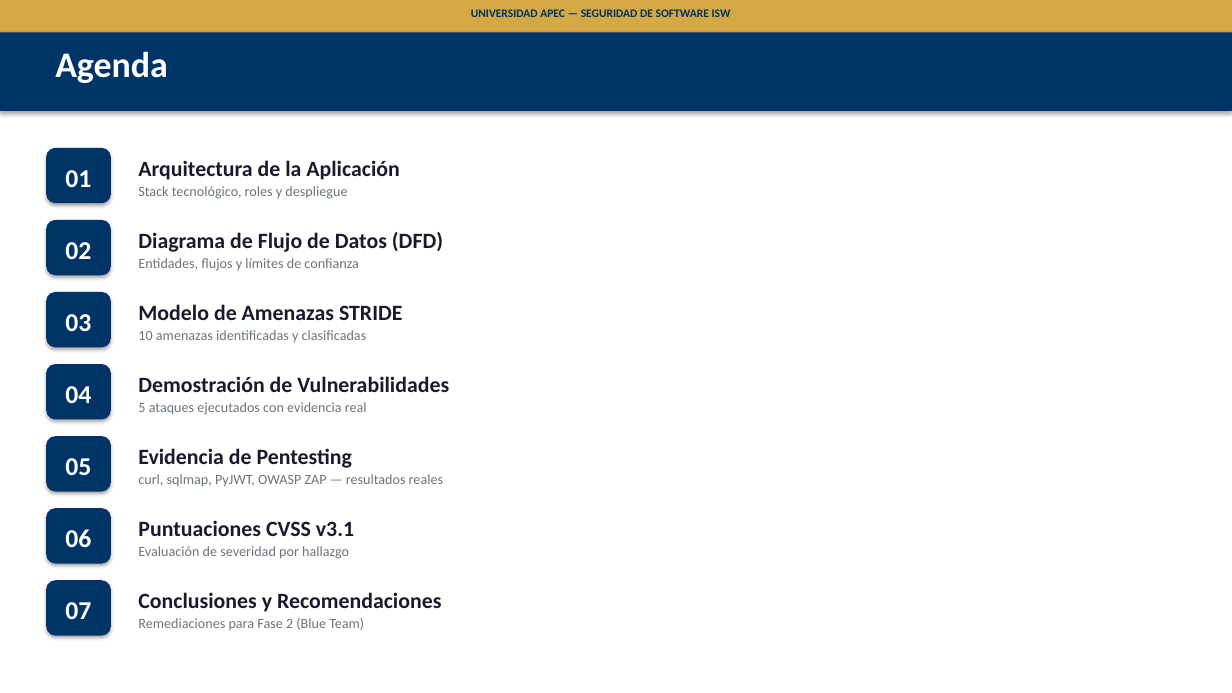
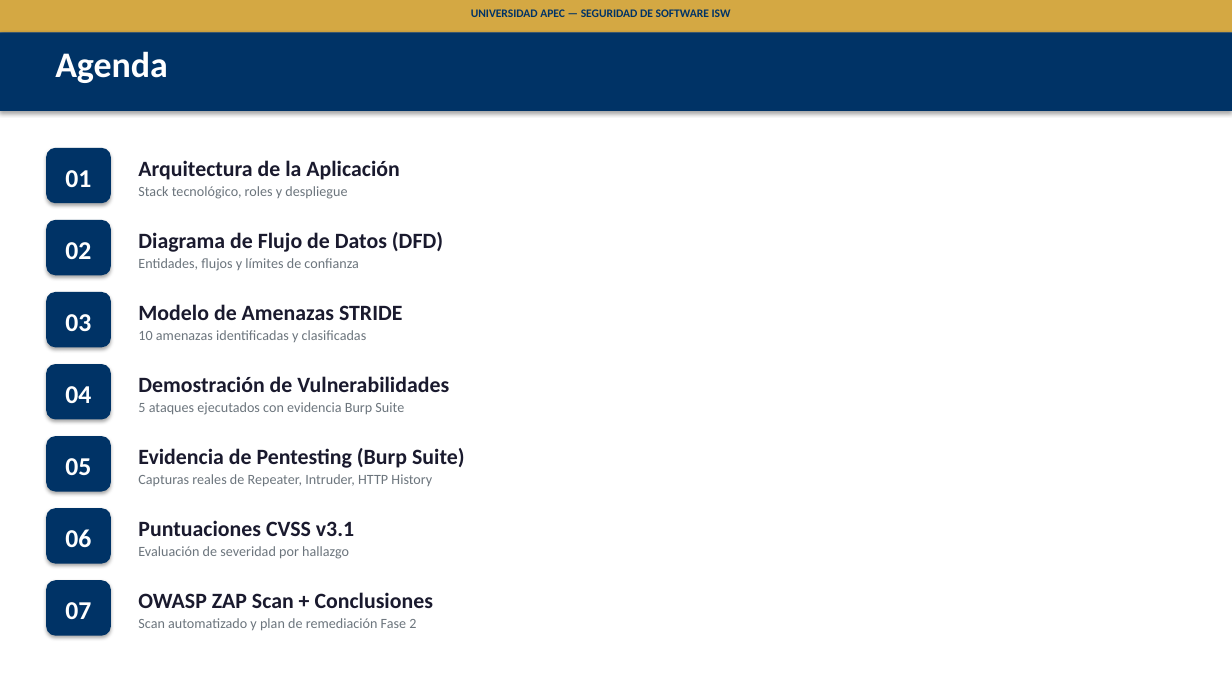
Before and after one commit to RainieryPeniaJrg/unapec-isw-mini-shop-security-lab, a slide deck: slide 2 of docs/fase1/presentacion-fase1-minishop.pptx. Drawn at 1232x693 pixels with LibreOffice and Linux fonts; fonts in the diff are those of the drawing. Boxes give left, top, right and bottom in pixels: in the first picture for what was removed or moved away, otherwise in the second. Text is boxed around its words. In the diff, an @@ line names an element or a change of style, - is before the commit and + after.

```diff
--- a/docs/fase1/presentacion-fase1-minishop.pptx
+++ b/docs/fase1/presentacion-fase1-minishop.pptx
@@ text at <box>138,402,404,415</box>: text changed @@
-5 ataques ejecutados con evidencia real
+5 ataques ejecutados con evidencia Burp Suite
@@ text at <box>138,448,465,468</box>: text changed @@
-Evidencia de Pentesting
+Evidencia de Pentesting (Burp Suite)
@@ text at <box>138,474,432,486</box>: text changed @@
-curl, sqlmap, PyJWT, OWASP ZAP — resultados reales
+Capturas reales de Repeater, Intruder, HTTP History
@@ text at <box>138,592,433,608</box>: text changed @@
-Conclusiones y Recomendaciones
+OWASP ZAP Scan + Conclusiones
@@ text at <box>138,618,416,630</box>: text changed @@
-Remediaciones para Fase 2 (Blue Team)
+Scan automatizado y plan de remediación Fase 2
```
Also in this commit, not shown: 7 other slides changed, 5 slides added, 3 slides removed, 14 other files.
